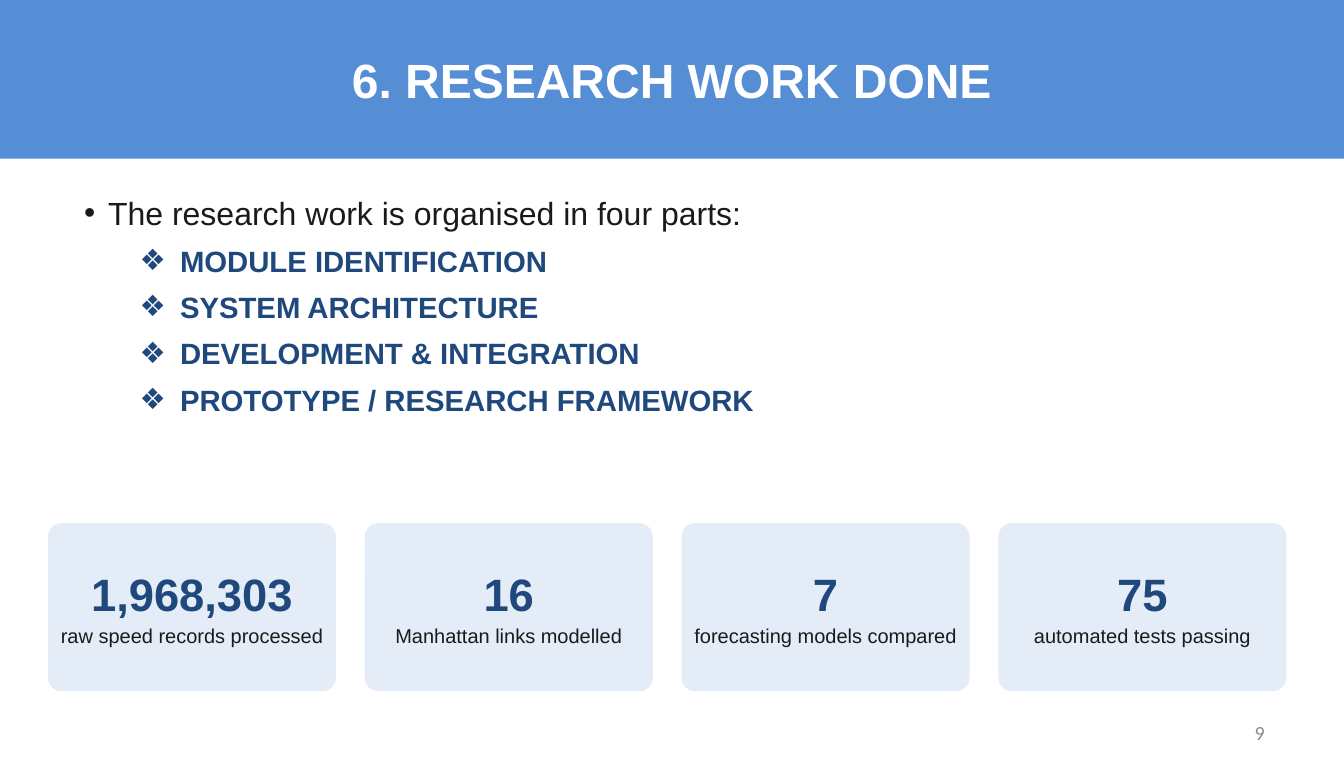
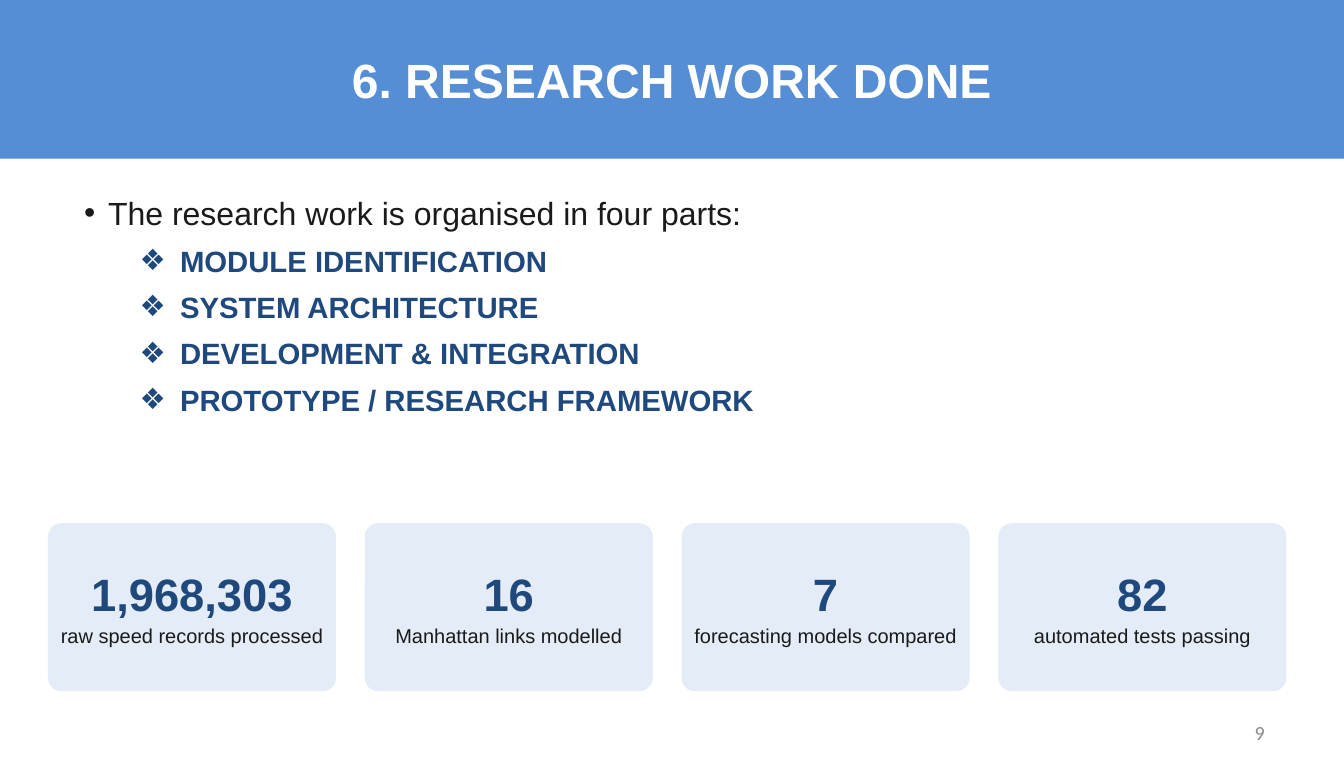
Before and after one commit to sricharansk/Major-Project, a slide deck: slide 9 of presentation/Final_Review_S_K_Sricharan_25MML1010.pptx. Drawn at 1344x768 pixels with LibreOffice and Linux fonts; fonts in the diff are those of the drawing. Boxes give left, top, right and bottom in pixels: in the first picture for what was removed or moved away, otherwise in the second. Text is boxed around its words. In the diff, an @@ line names an element or a change of style, - is before the commit and + after.

```diff
--- a/presentation/Final_Review_S_K_Sricharan_25MML1010.pptx
+++ b/presentation/Final_Review_S_K_Sricharan_25MML1010.pptx
@@ text in rounded rectangle at bbox=[1117, 579, 1167, 612]: text changed @@
-75
+82
```
Also in this commit, not shown: 1 other slide changed, 2 other files.
